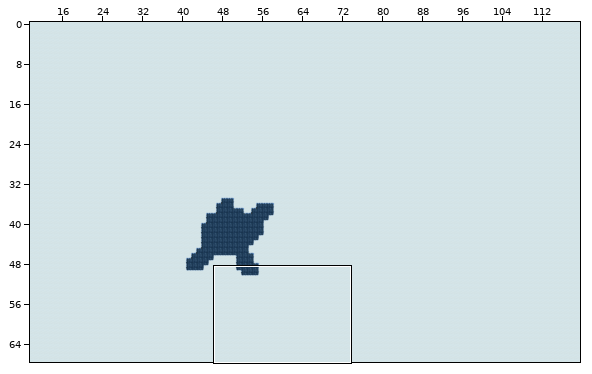
Level history. Tiled map (JSON): assets/maps/cold.json. The first picture is a wide view before the edit; the outline marks the close-up.
Close-up. Old version:
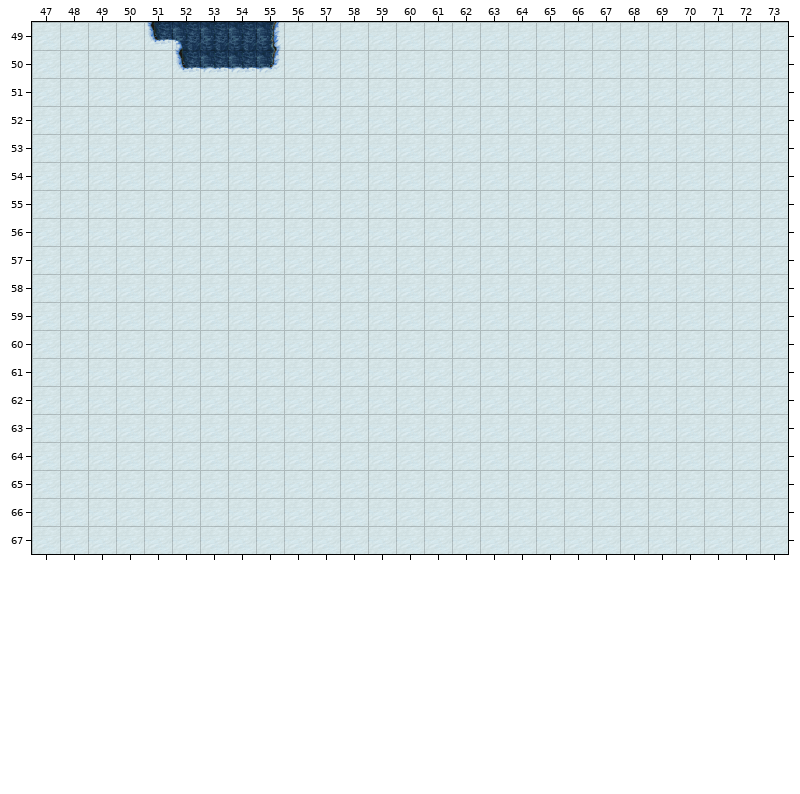
Cells are 32x32 px. Shown: x 47..73, y 49..67. The commit also changed other parts of the map, which this record leaves out.
New version:
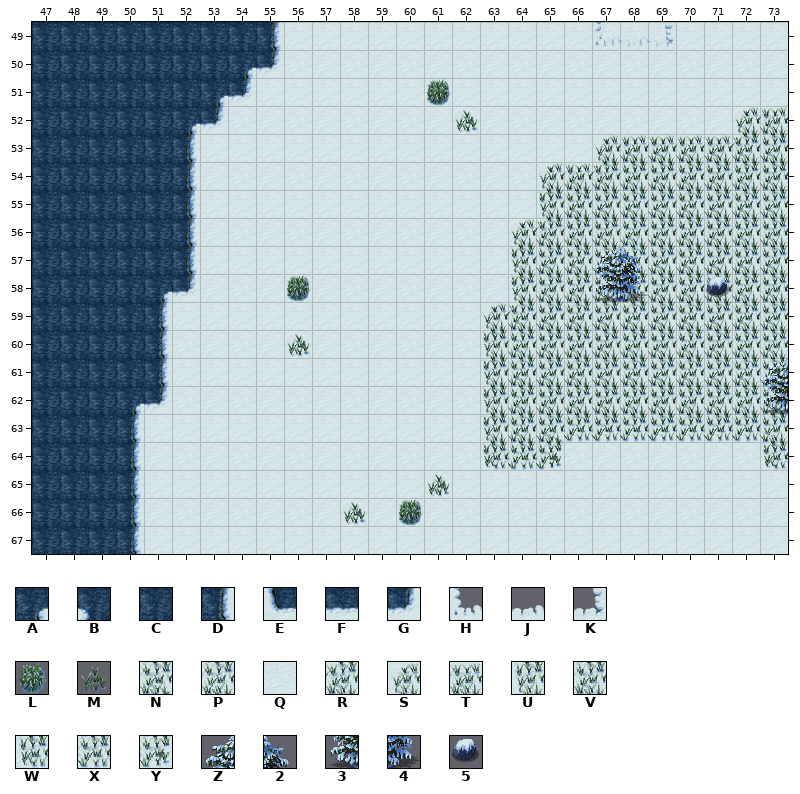
Key: from "terrain": A 1, B 2, C 100, D 101, E 132, F 133, G 134, H 159, J 160, K 161, L 189, M 192, N 193, P 194, Q 195, R 227, S 258, T 259, U 291, V 292, W 324, X 325, Y 326; from "winter": Z 1241, 2 1242, 3 1276, 4 1277, 5 1565.
_ is an empty cell, . an unchanged one.
See-through tiles are keyed as they look on the map.
Edits made:
--- layer "Ground"
@@ x 47..54 @@
-49 QQQQEB..
-50 QQQQQEFF
-51 QQQQQQQQ
-52 QQQQQQQ.
-53 QQQQQQ..
-54 QQQQQQ..
-55 QQQQQQ..
-56 QQQQQQ..
-57 QQQQQQ..
-58 QQQQQQ..
-59 QQQQQ...
-60 QQQQQ...
-61 QQQQQ...
-62 QQQQQ...
-63 QQQQ....
-64 QQQQ....
-65 QQQQ....
-66 QQQQ....
-67 QQQQ....
+49 CCCCCC..
+50 CCCCCCCA
+51 CCCCCCAG
+52 CCCCCAG.
+53 CCCCCD..
+54 CCCCCD..
+55 CCCCCD..
+56 CCCCCD..
+57 CCCCCD..
+58 CCCCAG..
+59 CCCCD...
+60 CCCCD...
+61 CCCCD...
+62 CCCAG...
+63 CCCD....
+64 CCCD....
+65 CCCD....
+66 CCCD....
+67 CCCD....
--- layer "Ground3"
@@ x 67..69 @@
-49 ___
+49 HJK
@@ x 56..73 @@
-51 ....._............
-52 ......_.........__
-53 ..........._______
-54 ........._________
-55 ........._________
-56 ........__________
-57 ........__________
-58 _.......__________
-59 .......___________
-60 _......___________
-61 .......___________
-62 .......___________
-63 .......___________
-64 .......___......._
-65 ....._............
-66 .._._.............
+51 .....L............
+52 ......M.........ST
+53 ...........STTTTRV
+54 .........STRVVVVVV
+55 .........UVVVVVVVV
+56 ........SRVVVVVVVV
+57 ........UVVVVVVVVV
+58 L.......UVVVVVVVVV
+59 .......SRVVVVVVVVV
+60 M......UVVVVVVVVVV
+61 .......UVVVVVVVVVV
+62 .......UVVVVVVVVVV
+63 .......UVNXXXXXXXP
+64 .......WXY.......W
+65 .....M............
+66 ..M.L.............
--- layer "Mask"
@@ x 67..71 @@
-58 __.._
+58 34..5
@@ x 73..73 @@
-62 _
+62 3
--- layer "Fringe"
@@ x 67..68 @@
-57 __
+57 Z2
@@ x 73..73 @@
-61 _
+61 Z
Changed places in both close-ups, as pixel boxes (x1, y1, x2, y2):
changed: (32, 22, 256, 554)
added: (595, 22, 674, 47)
added: (425, 78, 477, 133)
added: (480, 107, 788, 470)
added: (285, 274, 311, 302)
added: (287, 334, 309, 357)
added: (397, 474, 449, 526)
added: (343, 502, 365, 525)
